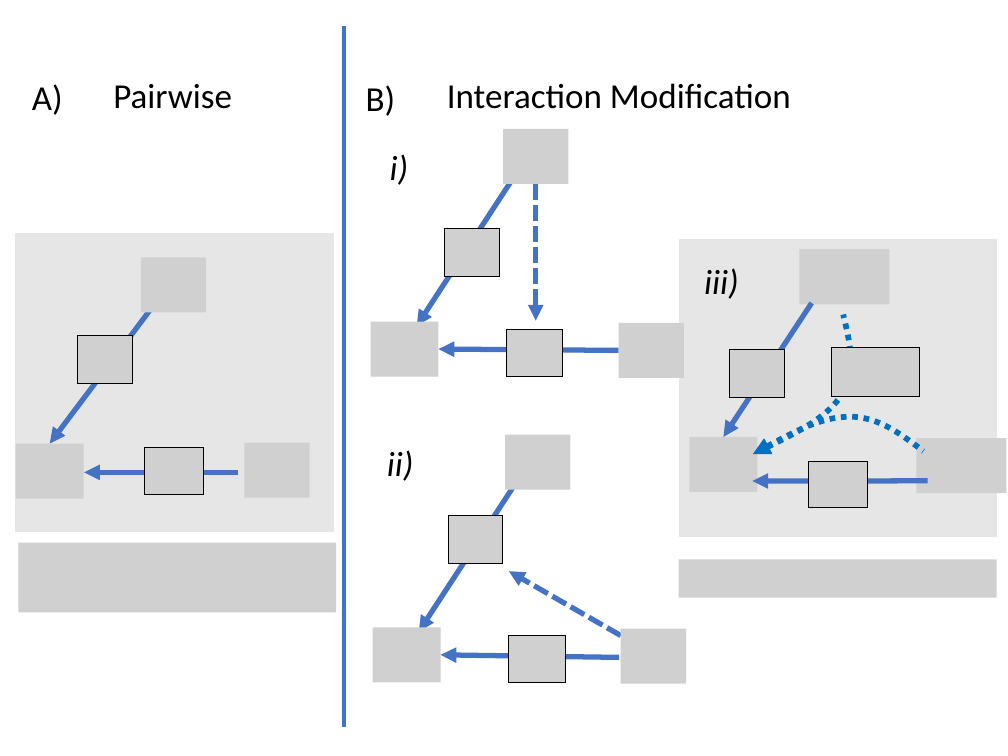
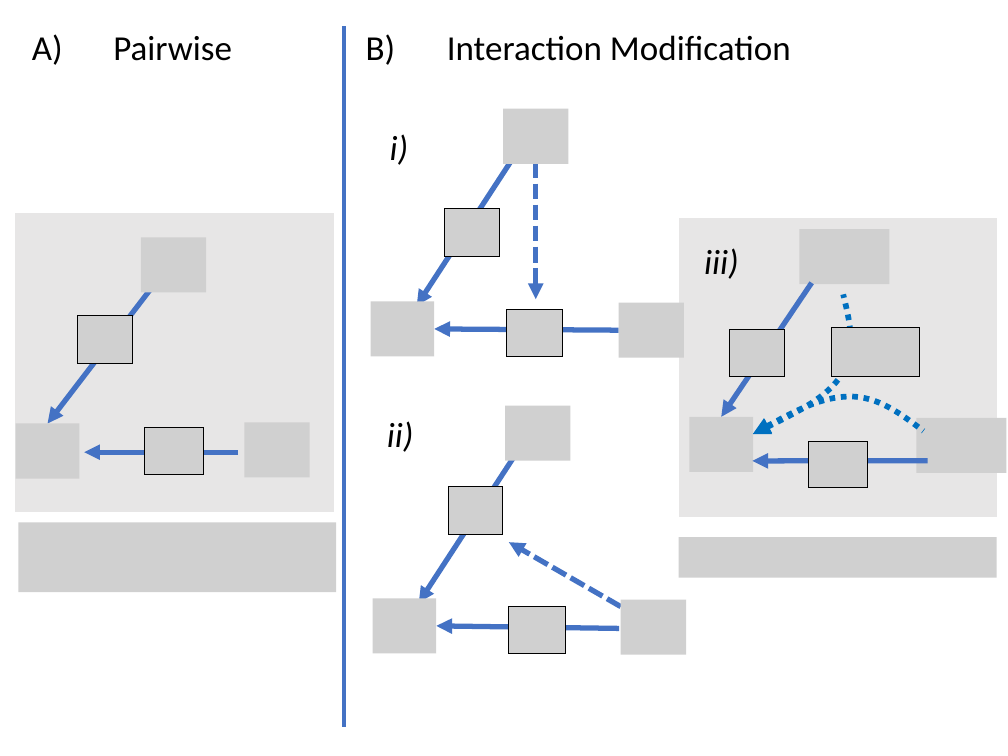
Before and after one commit to akleinhesselink/Competitive_HOI, a slide deck: slide 1 of manuscript/interaction_modification.pptx. Drawn at 1008x756 pixels with LibreOffice and Linux fonts; fonts in the diff are those of the drawing; grey boxes stand for pictures. Boxes give left, top, right and bottom in pixels: in the first picture for what was removed or moved away, otherwise in the second. Text is boxed around its words. In the diff, an @@ line names an element or a change of style, - is before the commit and + after.

```diff
--- a/manuscript/interaction_modification.pptx
+++ b/manuscript/interaction_modification.pptx
@@ 4 texts: place and size @@
-4 texts at [32,83,791,116]
+4 texts at [32,34,791,65]
@@ picture: place and size @@
-picture at [370,321,438,377]
+picture at [370,301,433,357]
@@ arrow moved from (619, 350) - (438, 349) to (619, 330) - (435, 329) @@
@@ picture added at [505,406,571,461] @@
@@ picture: place and size @@
-picture at [689,437,757,493]
+picture at [689,417,752,472]
@@ picture: place and size @@
-picture at [16,444,84,499]
+picture at [16,423,79,479]
@@ picture: place and size @@
-picture at [505,435,571,490]
+picture at [244,422,310,478]
@@ picture removed at [244,442,310,498] @@
@@ 14 pictures, 6 arrows, 2 texts, 2 rectangles, 2 freeform shapes: place and size @@
-14 pictures, 6 arrows, 2 texts, 2 rectangles, 2 freeform shapes at [16,129,1007,614]
+14 pictures, 6 arrows, 2 texts, 2 rectangles, 2 freeform shapes at [16,108,1007,593]
@@ picture: place and size @@
-picture at [373,627,441,683]
+picture at [373,598,436,654]
@@ arrow moved from (619, 658) - (441, 655) to (619, 629) - (436, 626) @@
@@ 3 pictures, 2 arrows, 1 text: place and size @@
-3 pictures, 2 arrows, 1 text at [387,450,687,684]
+3 pictures, 2 arrows, 1 text at [387,421,687,655]
```
Also in this commit, not shown: 1 other file.
